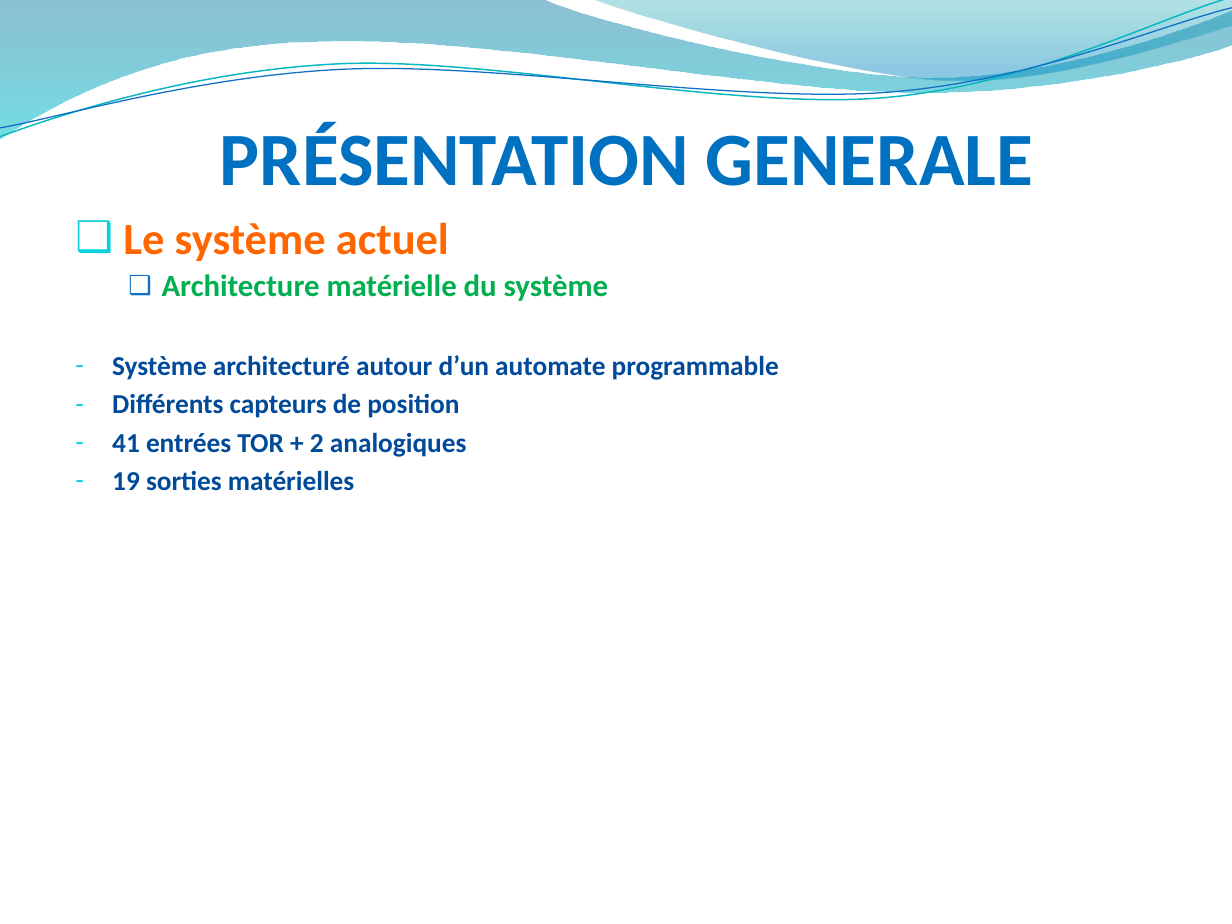
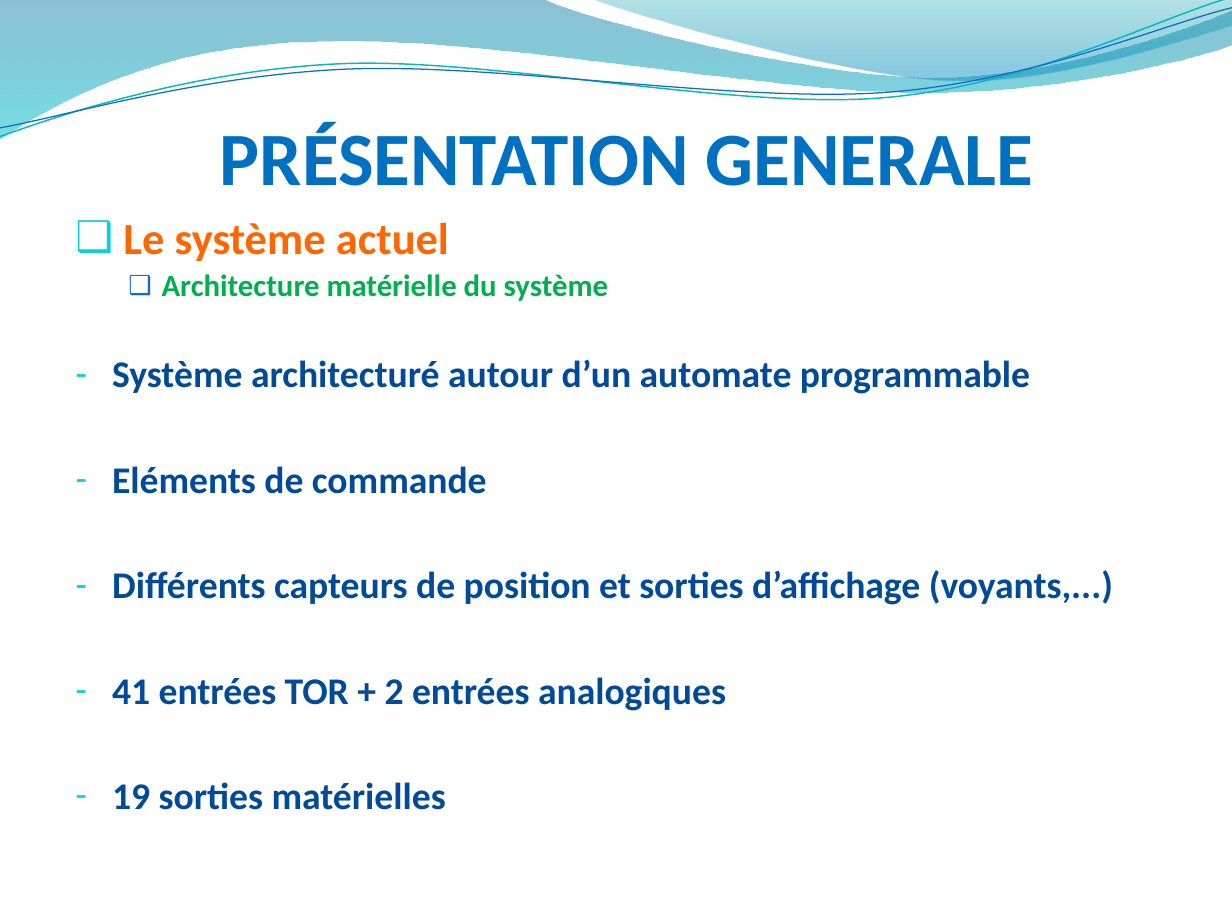
Before and after one commit to hardware/AscenseurPoissons, a slide deck: slide 6 of REVUES/REVUE ANALYSE/RevueAnalysePPT.pptx. Drawn at 1232x924 pixels with LibreOffice and Linux fonts; fonts in the diff are those of the drawing; background and template pictures are left out. Boxes give left, top, right and bottom in pixels: in the first picture for what was removed or moved away, otherwise in the second. Text is boxed around its words. In the diff, an @@ line names an element or a change of style, - is before the commit and + after.

```diff
--- a/REVUES/REVUE ANALYSE/RevueAnalysePPT.pptx
+++ b/REVUES/REVUE ANALYSE/RevueAnalysePPT.pptx
@@ text at bbox=[112, 359, 1030, 810]: size 16 to 22 pt in "Système architecturé autour d’un automate programmable", "19 sorties matérielles"; more space between paragraphs @@
@@ text at bbox=[112, 466, 1113, 711]: text changed; size 16 to 22 pt @@
-– Différents capteurs de position
-– 41 entrées TOR + 2 analogiques
+– Eléments de commande
+– Différents capteurs de position et sorties d’affichage (voyants,...)
+– 41 entrées TOR + 2 entrées analogiques
```
Also in this commit, not shown: 8 other slides changed, 1 slide added, 3 slides removed.
